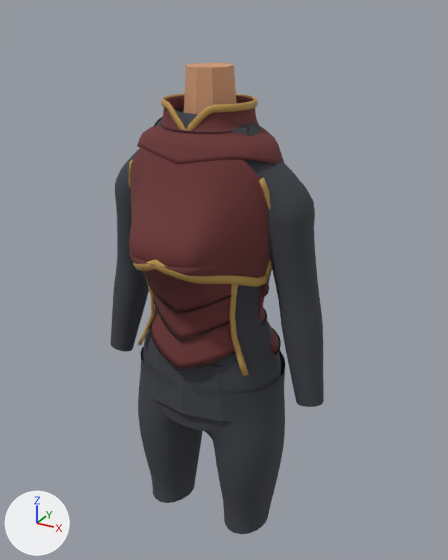
Two versions of the glTF model assets/models/gear/a_dragonknight_f.glb, one commit apart.
Before and after are seen from a 50 mm camera at (0.621, -1.06, 1.632) aimed at (0.029, 0.017, 1.094). The axes (+X, +Y, +Z) are drawn at lower left. The lights are the same throughout. The older version comes first. Vertices at exactly the same position are counted once.

Before the edit, the objects in view are built like this:
```python
me_dragonknight_001 = bpy.data.meshes.new('DragonKnight.001')
me_dragonknight_001.from_pydata(...)  # 10676 vertices, 21248 faces; spans x -0.17..0.17, y -0.196..0.143, z 0.938..1.472
# faces by material slot: [15056, 2604, 2916, 672]
me_dragonknight_001.materials.append(mat_drk_red)
me_dragonknight_001.materials.append(mat_drk_gold)
me_dragonknight_001.materials.append(mat_drk_line)
me_dragonknight_001.materials.append(mat_drk_red_d)
me_pants_002 = bpy.data.meshes.new('Pants.002')
me_pants_002.from_pydata(...)  # 493 vertices, 912 faces; spans x -0.186..0.186, y -0.112..0.147, z 0.49..0.894
me_pants_002.materials.append(mat_drk_under)
me_under_002 = bpy.data.meshes.new('Under.002')
me_under_002.from_pydata(...)  # 2614 vertices, 4992 faces; spans x -0.17..0.17, y -0.178..0.149, z 0.775..1.451
me_under_002.materials.append(mat_drk_under)
ob_dragonknight = bpy.data.objects.new('DragonKnight', me_dragonknight_001)
ob_dragonknight.location = (0.0, 0.0, 0.0)
ob_pants = bpy.data.objects.new('Pants', me_pants_002)
ob_pants.location = (0.0, 0.0, 0.0)
ob_under = bpy.data.objects.new('Under', me_under_002)
ob_under.location = (0.0, 0.0, 0.0)
# also in view: 'Neck' at (0.0, 0.01, 1.454); 'Sleeves' at (0.0, 0.0, 1.146); 'Hips' at (0.0, 0.003, 0.886)
```
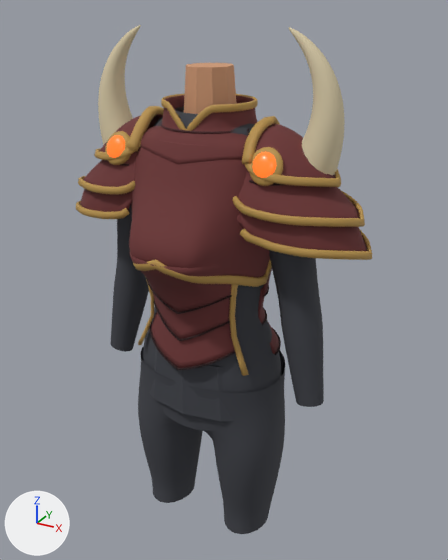
What differs and where, as boxes [x1, y1, x2, y2] in the pictures (448 x 560 px):
'DragonKnight', reshaped (90% wider, 24% taller): before [129, 94, 284, 376]; after [76, 25, 372, 376]
part 1 of me_dragonknight_001, added: after [233, 27, 372, 260]
part 2 of me_dragonknight_001, added: after [76, 25, 164, 219]

Patch to the scene script:
```diff
--- a/assets/models/gear/a_dragonknight_f.glb.py
+++ b/assets/models/gear/a_dragonknight_f.glb.py
@@ mat_drk_bone @@
+mat_drk_bone = bpy.data.materials.new('drk_bone')
+# nodes: BsdfPrincipled, Mix, OutputMaterial, VertexColor
+# colours: beige #d9cba8, mixed with the vertex colours
@@ mat_drk_gem_flat @@
+mat_drk_gem_flat = bpy.data.materials.new('drk_gem_flat')
+# nodes: BsdfPrincipled, Mix, OutputMaterial, VertexColor
+# colours: orange #ff6a20, orange #e0531e, mixed with the vertex colours
@@ me_dragonknight_001 @@
 # used by ob_dragonknight; location = (0.0, 0.0, 0.0)
-me_dragonknight_001.from_pydata(...)  # 10676 vertices, 21248 faces; spans x -0.17..0.17, y -0.196..0.143, z 0.938..1.472
+me_dragonknight_001.from_pydata(...)  # 20866 vertices, 41392 faces; spans x -0.347..0.347, y -0.196..0.143, z 0.938..1.601
+# me_dragonknight_001 part 1: 5095 vertices added at x 0.106..0.347, y -0.106..0.112, z 1.205..1.601
+# me_dragonknight_001 part 2: 5095 vertices added at x -0.347..-0.106, y -0.106..0.112, z 1.205..1.601
 me_dragonknight_001.materials.append(mat_drk_red)
@@ me_dragonknight_001 @@
 me_dragonknight_001.materials.append(mat_drk_red_d)
+me_dragonknight_001.materials.append(mat_drk_gem_flat)
+me_dragonknight_001.materials.append(mat_drk_bone)
```
